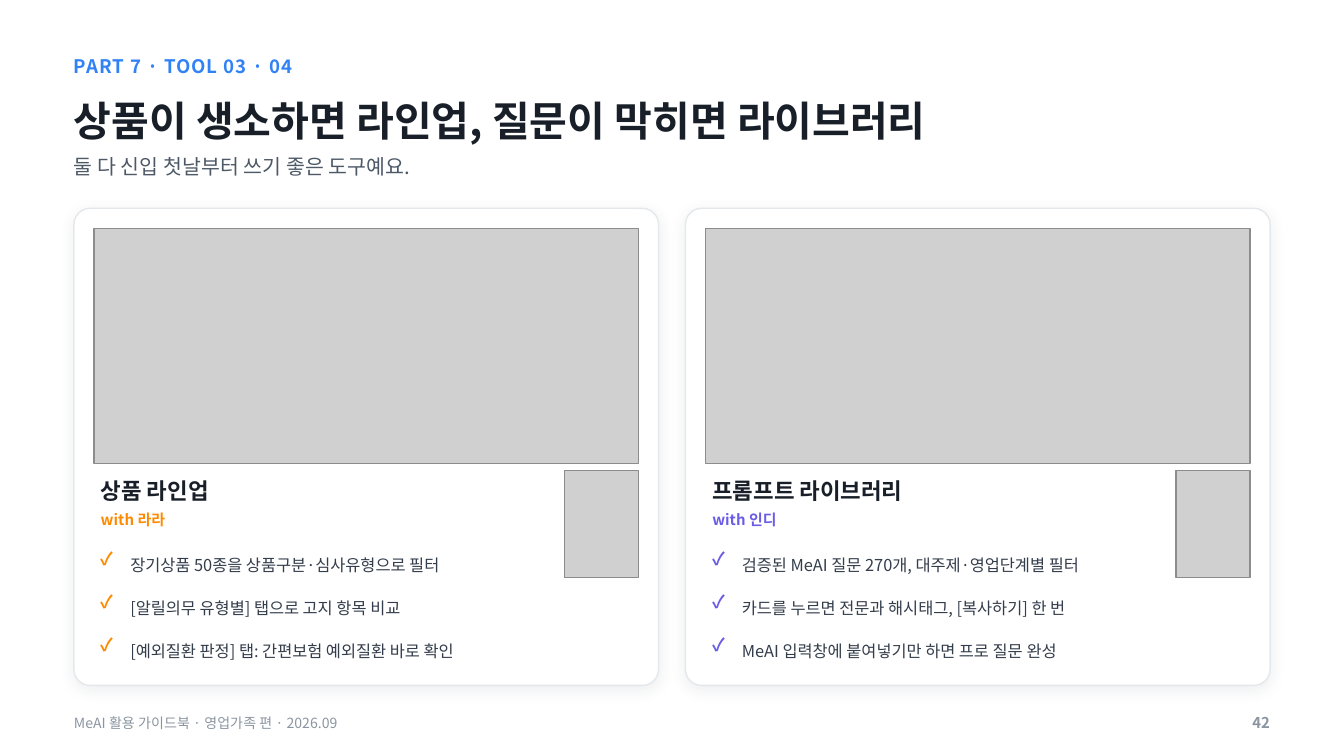
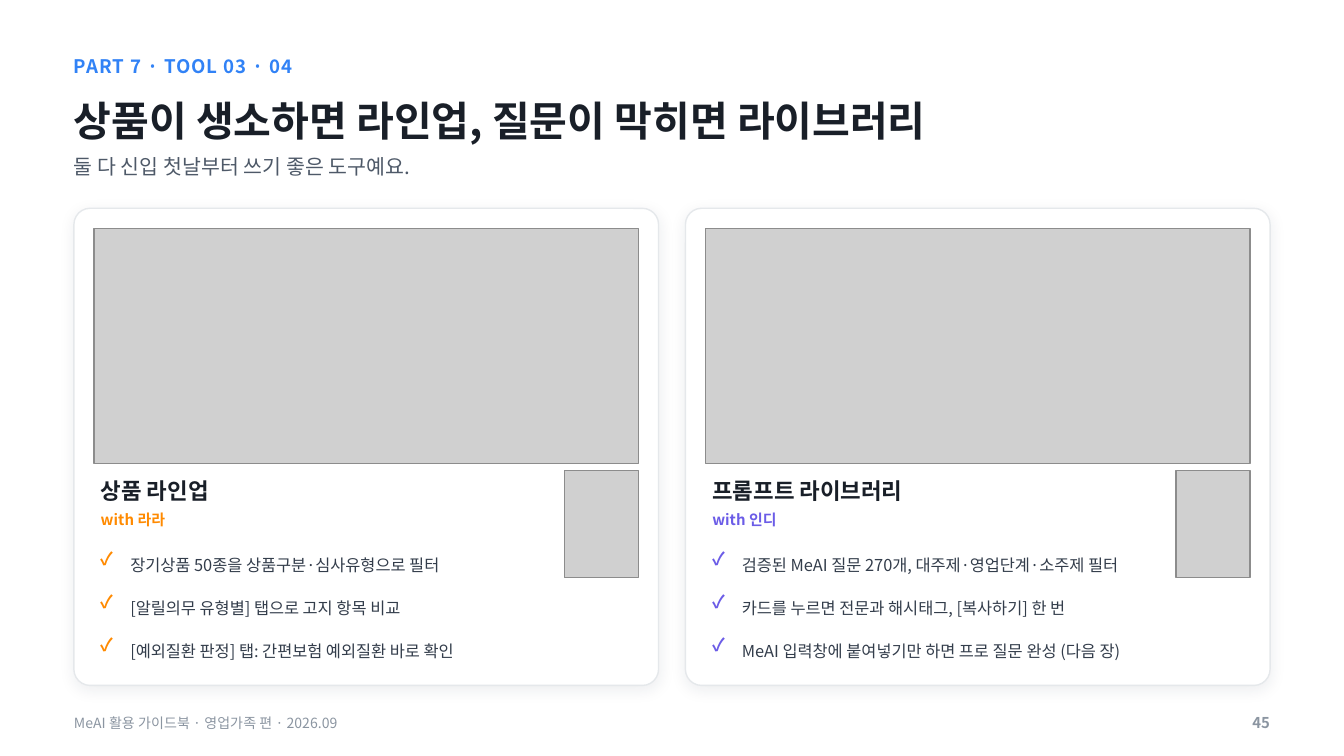
Before and after one commit to hunx11-sys/MeAI, a slide deck: slide 45 of docs/MeAI_활용가이드북_영업가족편_2026.09.pptx (slide 42 before the commit). Drawn at 1344x756 pixels with LibreOffice and Linux fonts; fonts in the diff are those of the drawing; grey boxes stand for pictures. Boxes give left, top, right and bottom in pixels: in the first picture for what was removed or moved away, otherwise in the second. Text is boxed around its words. In the diff, an @@ line names an element or a change of style, - is before the commit and + after.

```diff
--- a/docs/MeAI_활용가이드북_영업가족편_2026.09.pptx
+++ b/docs/MeAI_활용가이드북_영업가족편_2026.09.pptx
@@ text at (742,557,1118,574): text changed @@
-검증된 MeAI 질문 270개, 대주제·영업단계별 필터
+검증된 MeAI 질문 270개, 대주제·영업단계·소주제 필터
@@ text at (742,643,1121,660): text changed @@
-MeAI 입력창에 붙여넣기만 하면 프로 질문 완성
+MeAI 입력창에 붙여넣기만 하면 프로 질문 완성 (다음 장)
@@ text at (1252,717,1270,728): text changed @@
-42
+45
```
Also in this commit, not shown: 14 other slides changed, 4 slides added, 1 slide removed, 1 other file.
